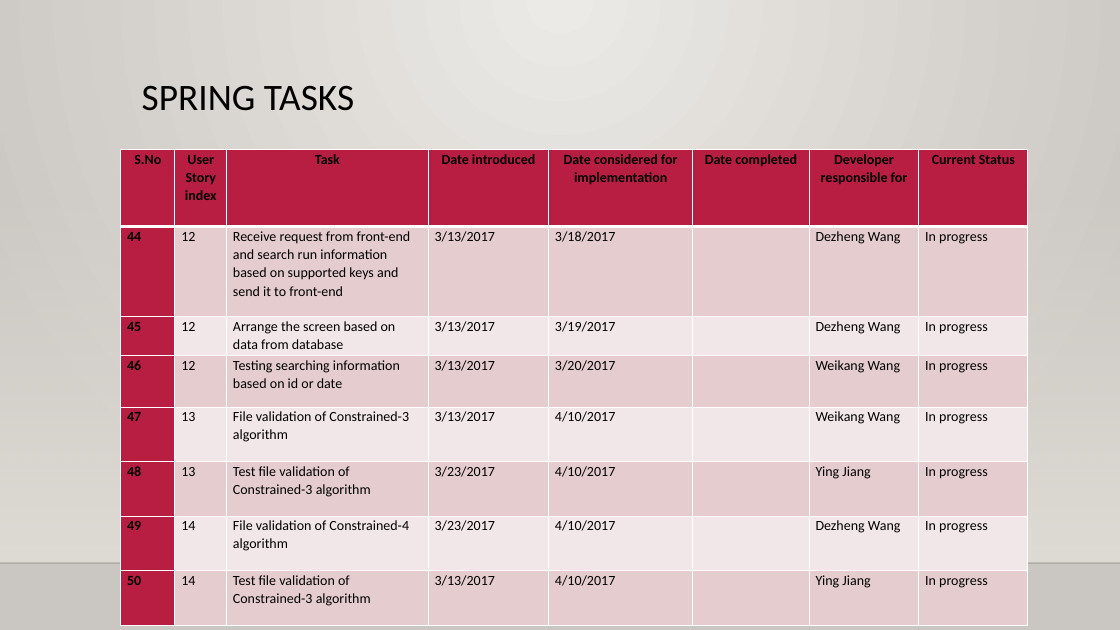
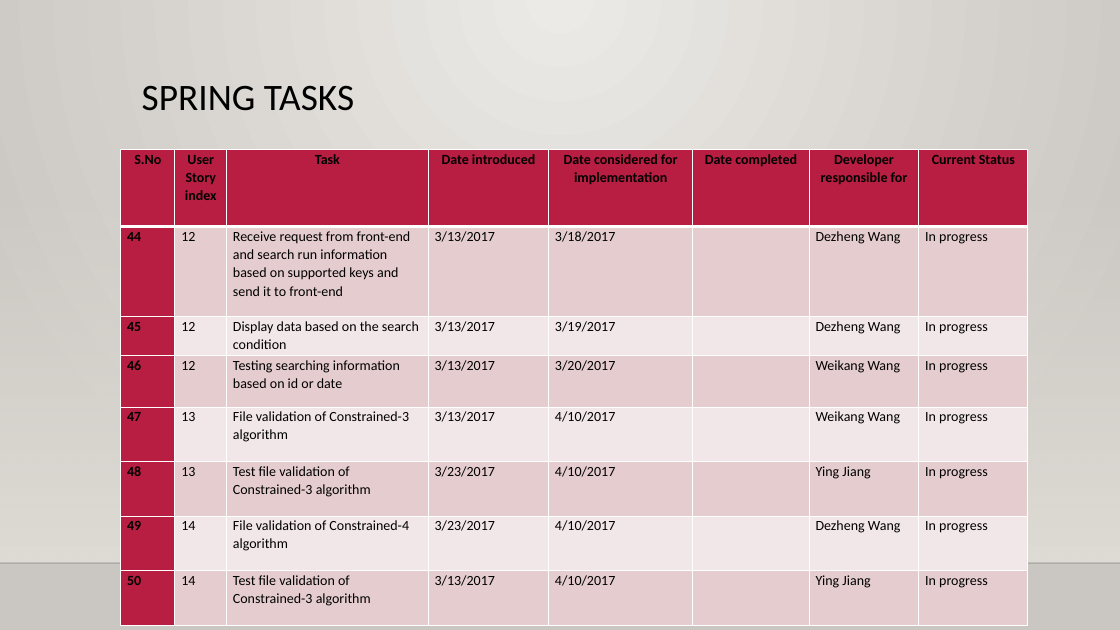
Before and after one commit to Giant-Visualize/Giant-Visualize-Multi-Agent-Patrolling, a slide deck: slide 6 of Document/GIANTS_FifthPresentation.pptx. Drawn at 1120x630 pixels with LibreOffice and Linux fonts; fonts in the diff are those of the drawing; background and template pictures are left out. Boxes give left, top, right and bottom in pixels: in the first picture for what was removed or moved away, otherwise in the second. Text is boxed around its words. In the diff, an @@ line names an element or a change of style, - is before the commit and + after.

```diff
--- a/Document/GIANTS_FifthPresentation.pptx
+++ b/Document/GIANTS_FifthPresentation.pptx
@@ table at (x1=121, y1=150, x2=1029, y2=623) @@
-row 3, column 3: Arrange the screen based on data from database
+row 3, column 3: Display data based on the search condition
```
Also in this commit, not shown: 1 other slide changed, 1 other file.
